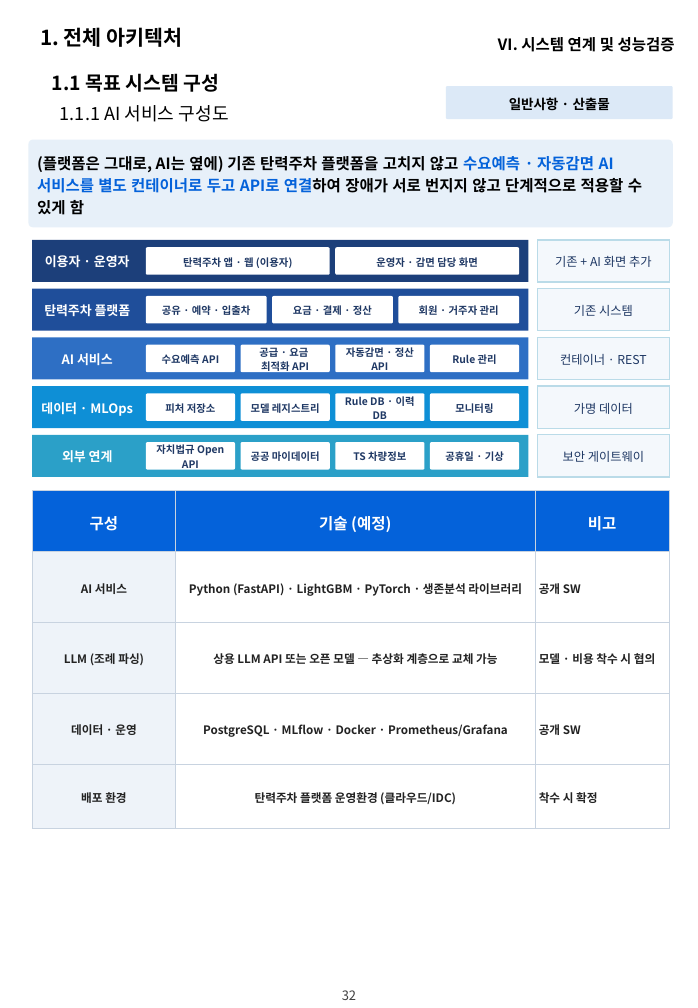
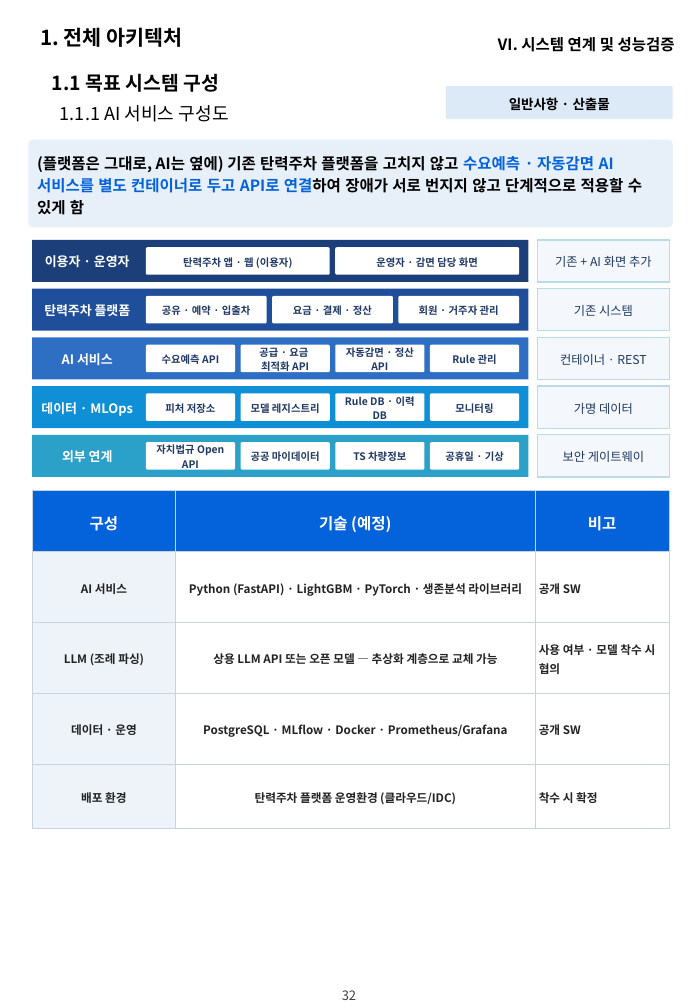
Before and after one commit to hwangsteeve-tech/hbjw, a slide deck: slide 32 of proposals/2026-11_dsit-parking-ai/dsit_proposal.pptx. Drawn at 698x1008 pixels with LibreOffice and Linux fonts; fonts in the diff are those of the drawing; background and template pictures are left out. Boxes give left, top, right and bottom in pixels: in the first picture for what was removed or moved away, otherwise in the second. Text is boxed around its words. In the diff, an @@ line names an element or a change of style, - is before the commit and + after.

```diff
--- a/proposals/2026-11_dsit-parking-ai/dsit_proposal.pptx
+++ b/proposals/2026-11_dsit-parking-ai/dsit_proposal.pptx
@@ table at box(33, 491, 669, 828) @@
-row 3, column 3: 모델 · 비용 착수 시 협의
+row 3, column 3: 사용 여부 · 모델 착수 시 협의
```
Also in this commit, not shown: 2 other slides changed.
